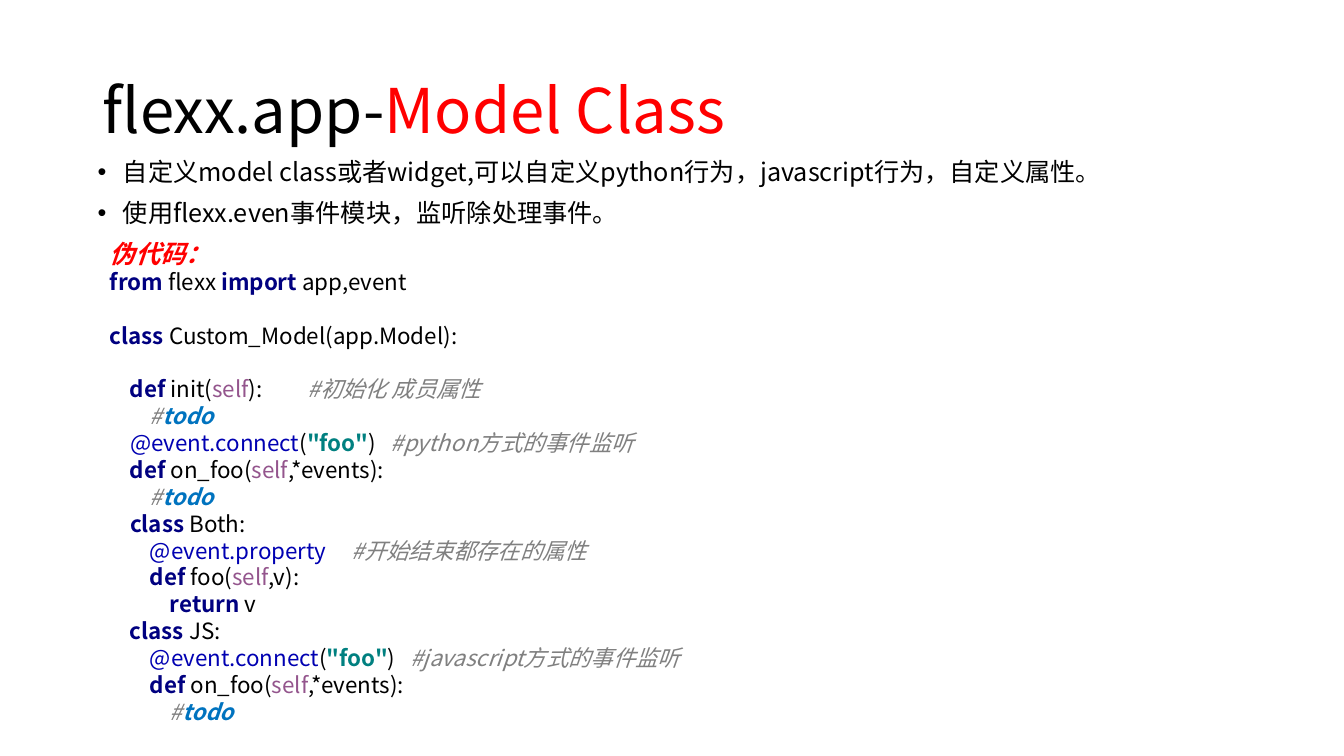
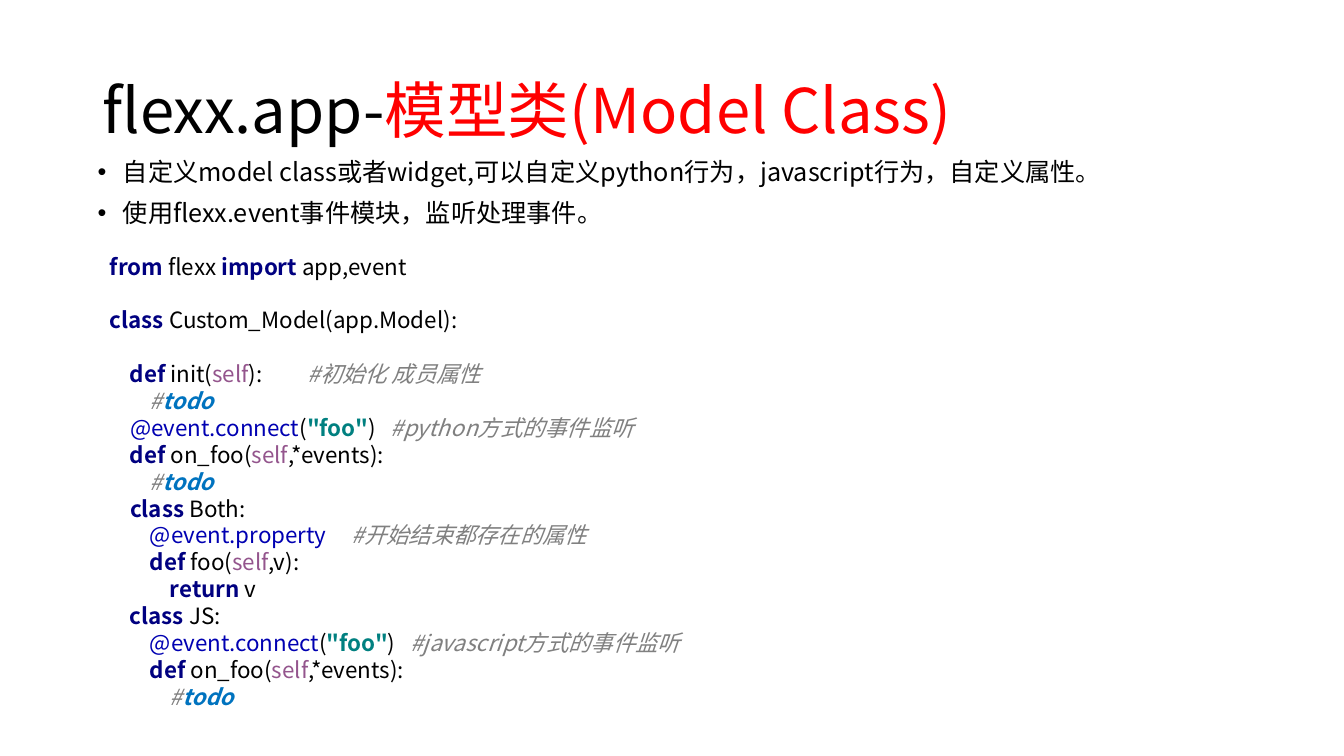
Before and after one commit to 260936767/UpdateServer, a slide deck: slide 19 of flexx_study/report for python&flexx.pptx (slide 17 before the commit). Drawn at 1344x756 pixels with LibreOffice and Linux fonts; fonts in the diff are those of the drawing. Boxes give left, top, right and bottom in pixels: in the first picture for what was removed or moved away, otherwise in the second. Text is boxed around its words. In the diff, an @@ line names an element or a change of style, - is before the commit and + after.

```diff
--- a/flexx_study/report for python&flexx.pptx
+++ b/flexx_study/report for python&flexx.pptx
@@ title at [102,81,952,147]: text changed; text colour #000000 to #FF0000 @@
-flexx.app-Model Class
+flexx.app-模型类(Model Class)
@@ text at [123,200,602,225]: text changed @@
-• 使用flexx.even事件模块，监听除处理事件。
+• 使用flexx.event事件模块，监听处理事件。
@@ text "from flexx import app,event class ...": place and size @@
-text "from flexx import app,event class ..." at [110,242,681,721]
+text "from flexx import app,event class ..." at [110,257,681,706]
@@ text at [110,242,211,266]: paragraph removed @@
-伪代码：
```
Also in this commit, not shown: 13 other slides changed, 7 slides added, 1 slide removed, 1 other file.
